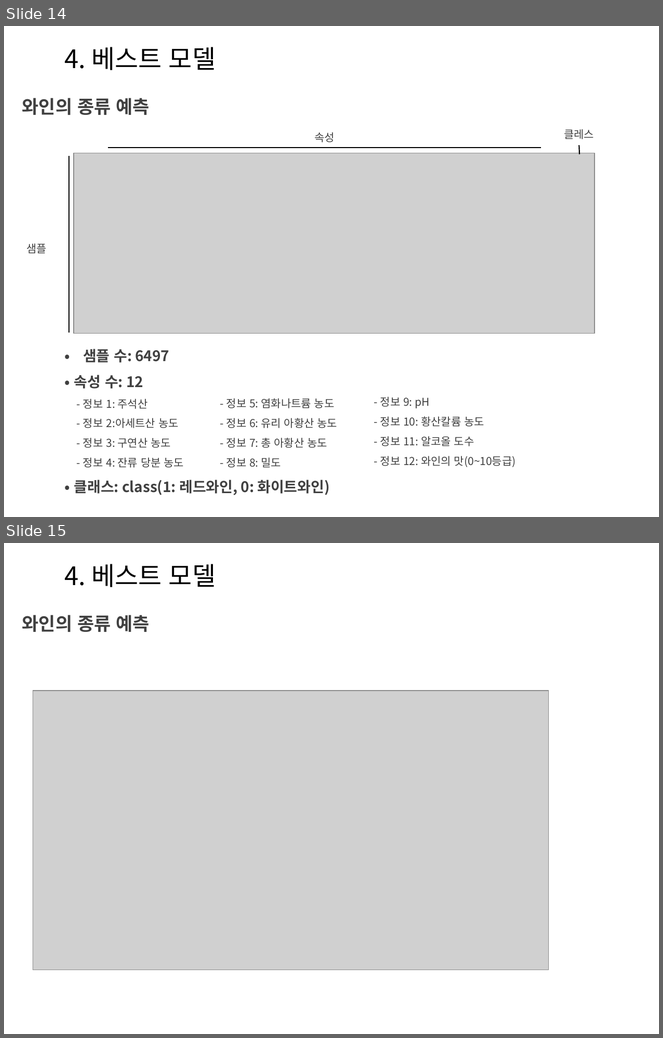
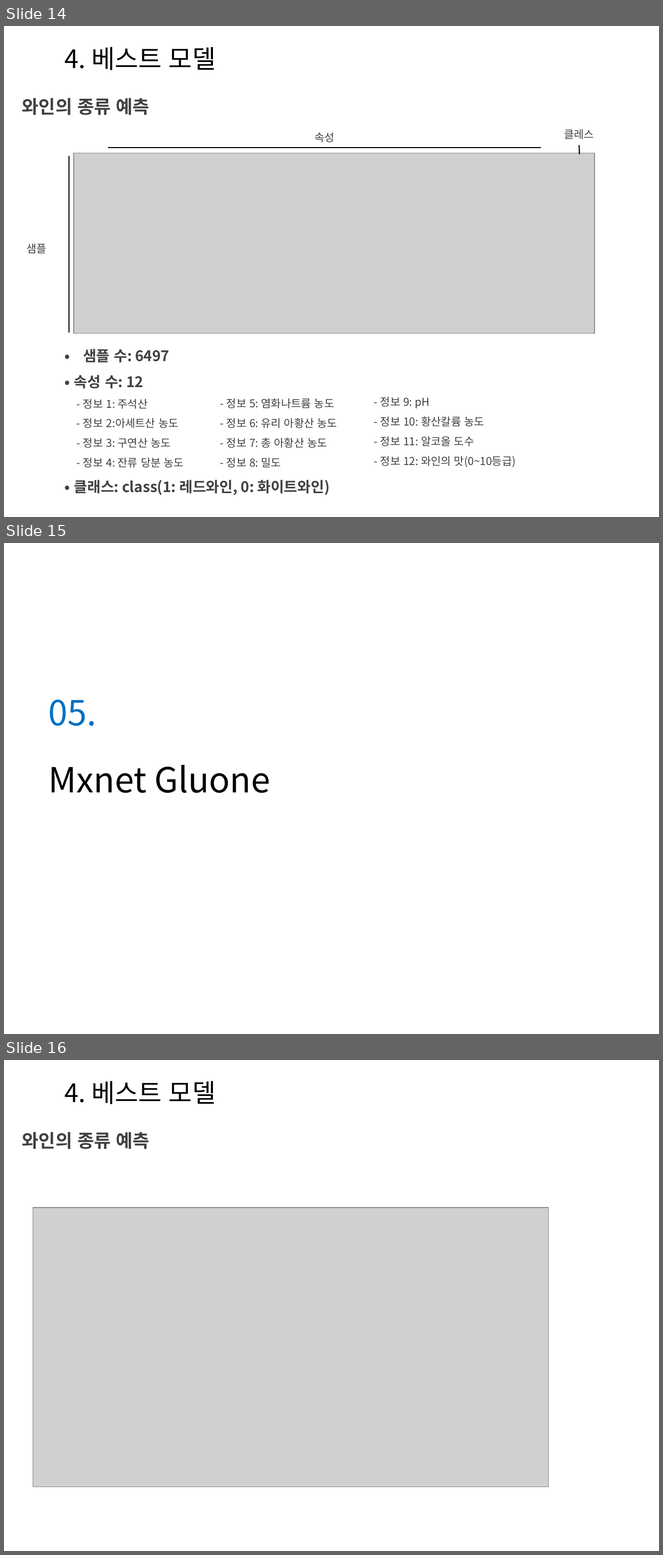
Before and after one commit to Heechul90/Deep_Learning, a slide deck: Study/정리/Deep Learning03.pptx. Shown one above the other, each under a label of ours: slides 14 and 15 before the commit, slides 14, 15 and 16 after it. The pictures are 663x1038 and 663x1555 pixels, drawn with LibreOffice and Linux fonts; fonts in the diff are those of the drawing; grey boxes stand for pictures; background and template pictures are left out. Boxes give left, top, right and bottom in pixels: in the first picture for what was removed or moved away, otherwise in the second. Text is boxed around its words. In the diff, an @@ line names an element or a change of style, - is before the commit and + after.

```diff
--- a/Study/정리/Deep Learning03.pptx
+++ b/Study/정리/Deep Learning03.pptx
@@ slide 15 added at [4, 543, 659, 1034], background picture (left out) @@
@@ text added at [48, 700, 96, 726], 38 pt, text #0070C0 @@
+05.
@@ text added at [48, 765, 270, 793], 38 pt, text #000000 @@
+Mxnet Gluone
@@ what was slide 15 is now slide 16 @@
```
Also in this commit, not shown: 3 slides changed, 3 other files.
